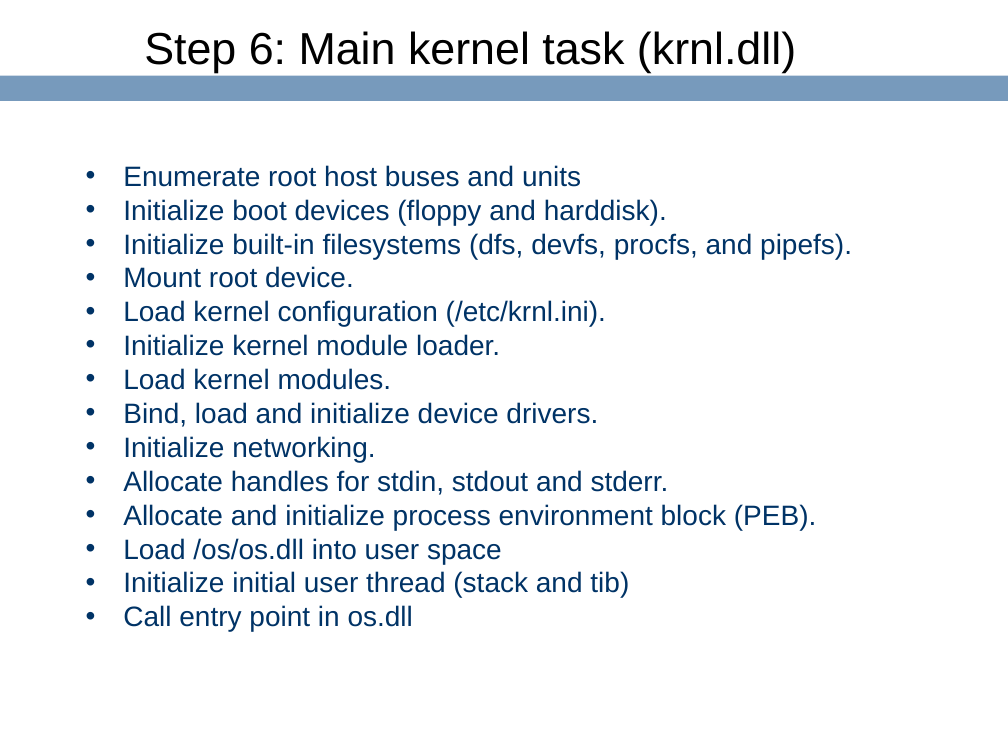
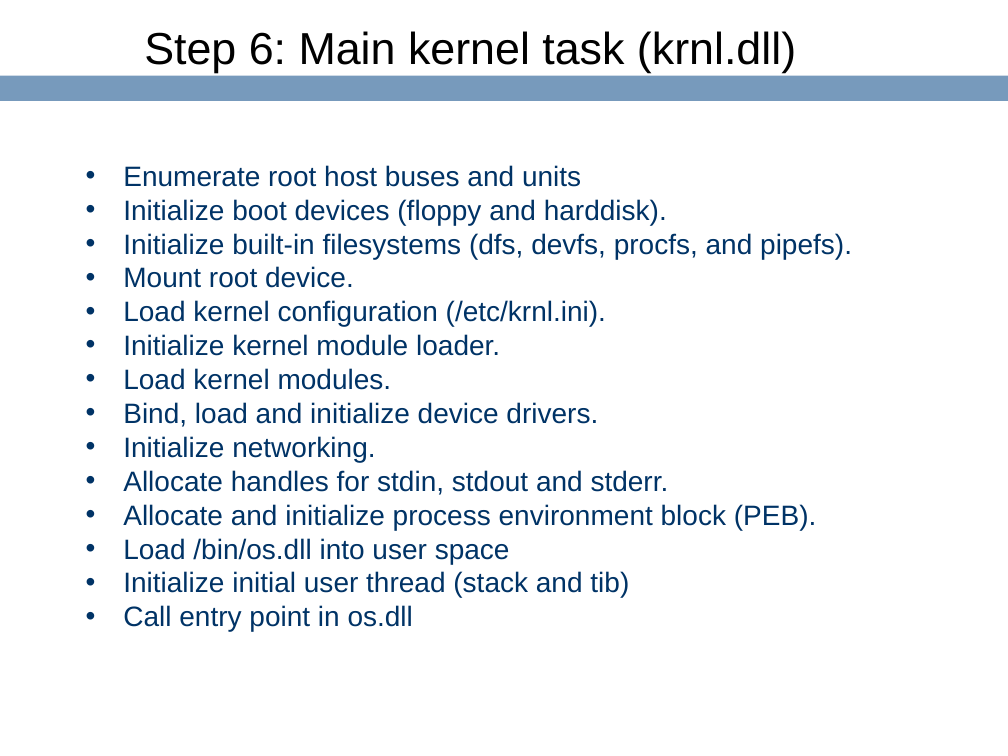
Before and after one commit to ringgaard/sanos, a slide deck: slide 22 of doc/sanostech.ppt. Drawn at 1008x756 pixels with LibreOffice and Linux fonts; fonts in the diff are those of the drawing; background and template pictures are left out. Boxes give left, top, right and bottom in pixels: in the first picture for what was removed or moved away, otherwise in the second. Text is boxed around its words. In the diff, an @@ line names an element or a change of style, - is before the commit and + after.

```diff
--- a/doc/sanostech.ppt
+++ b/doc/sanostech.ppt
@@ text at <box>123,538,510,564</box>: text changed @@
-• Load /os/os.dll into user space
+• Load /bin/os.dll into user space
```
Also in this commit, not shown: 20 other files.
